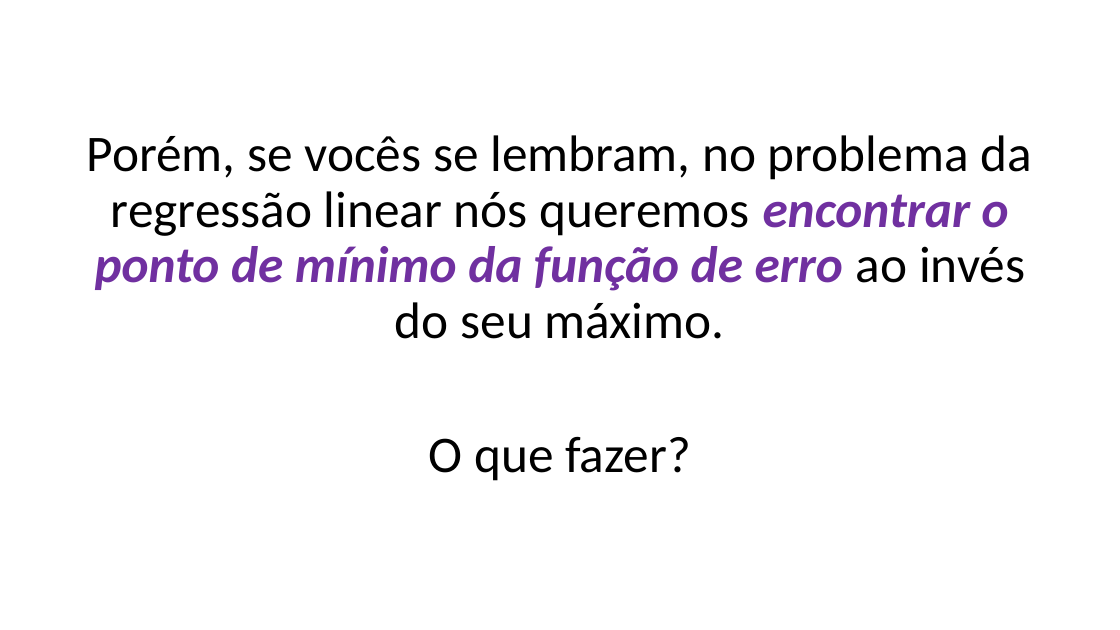
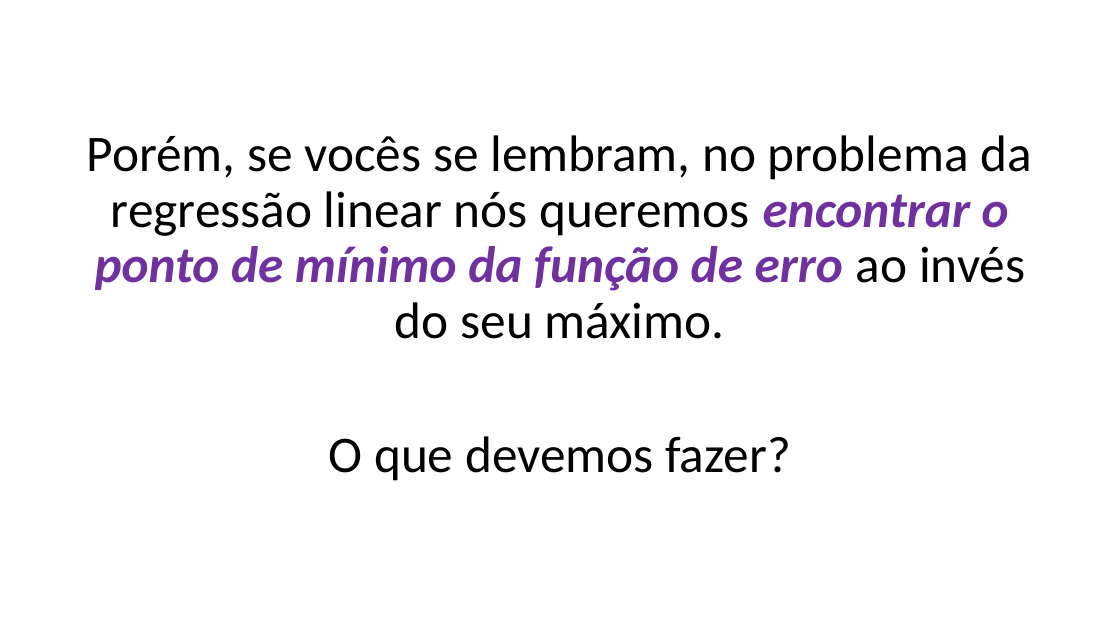
Before and after one commit to zz4fap/t319_aprendizado_de_maquina, a slide deck: slide 14 of slides/T319_Regressão_Linear (Parte II).pptx. Drawn at 1120x630 pixels with LibreOffice and Linux fonts; fonts in the diff are those of the drawing. Boxes give left, top, right and bottom in pixels: in the first picture for what was removed or moved away, otherwise in the second. Text is boxed around its words. In the diff, an @@ line names an element or a change of style, - is before the commit and + after.

```diff
--- a/slides/T319_Regressão_Linear (Parte II).pptx
+++ b/slides/T319_Regressão_Linear (Parte II).pptx
@@ text at <box>329,436,791,481</box>: text changed @@
-O que fazer?
+O que devemos fazer?
```
Also in this commit, not shown: 1 other slide changed, 1 other file.
